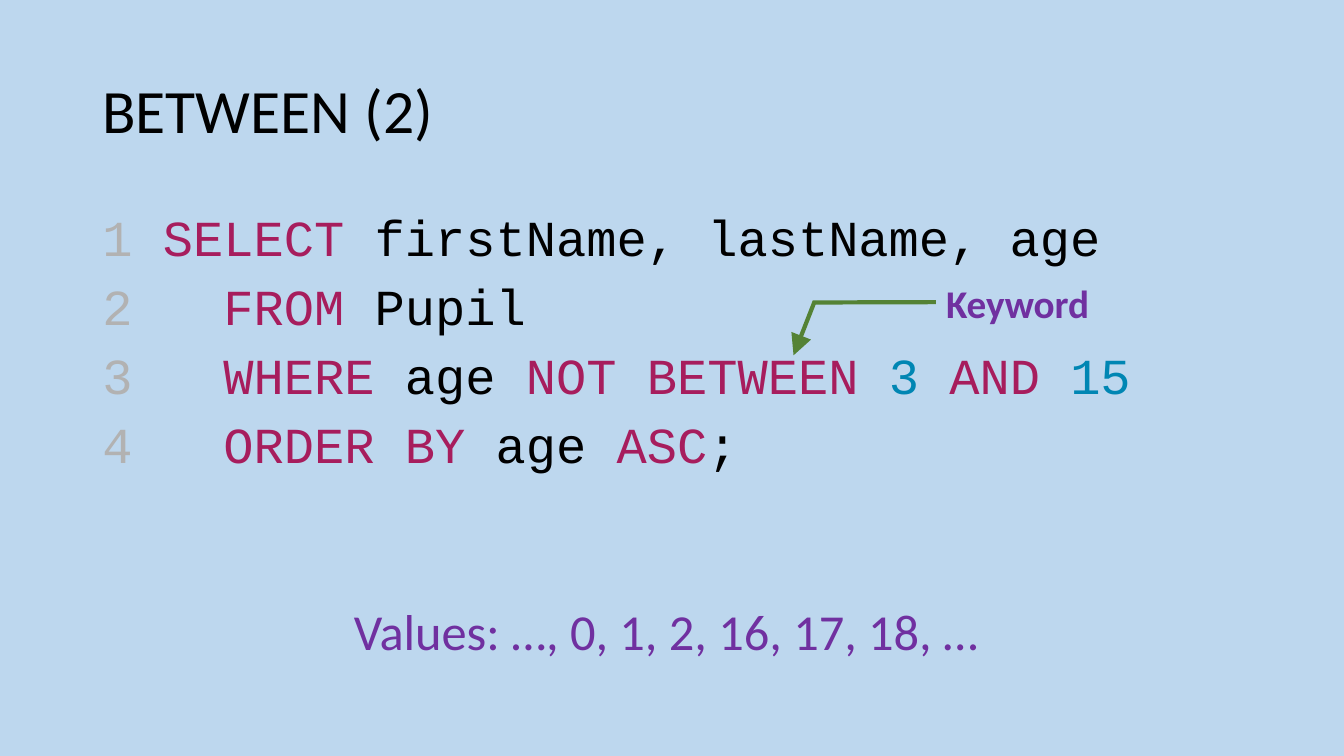
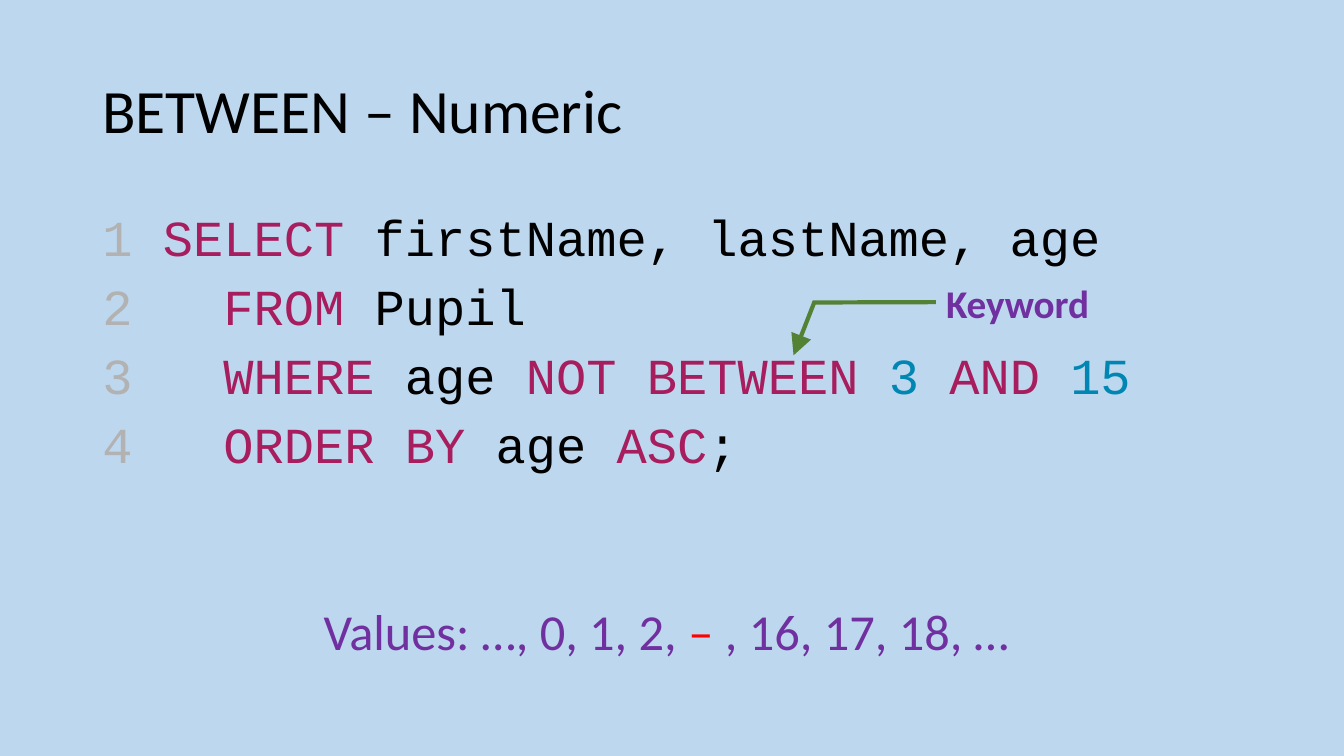
Before and after one commit to MrFriendCS/MrFriendCS.github.io, a slide deck: slide 15 of ah-cs/ddd/AH CS DDD Slides.pptx. Drawn at 1344x756 pixels with LibreOffice and Linux fonts; fonts in the diff are those of the drawing. Boxes give left, top, right and bottom in pixels: in the first picture for what was removed or moved away, otherwise in the second. Text is boxed around its words. In the diff, an @@ line names an element or a change of style, - is before the commit and + after.

```diff
--- a/ah-cs/ddd/AH CS DDD Slides.pptx
+++ b/ah-cs/ddd/AH CS DDD Slides.pptx
@@ title at <box>102,90,622,134</box>: text changed @@
-BETWEEN (2)
+BETWEEN – Numeric
@@ text at <box>324,615,963,656</box>: text changed @@
-Values: …, 0, 1, 2, 16, 17, 18, …
+Values: …, 0, 1, 2, – , 16, 17, 18, …
```
Also in this commit, not shown: 3 other slides changed, 2 slides added, 1 other file.
